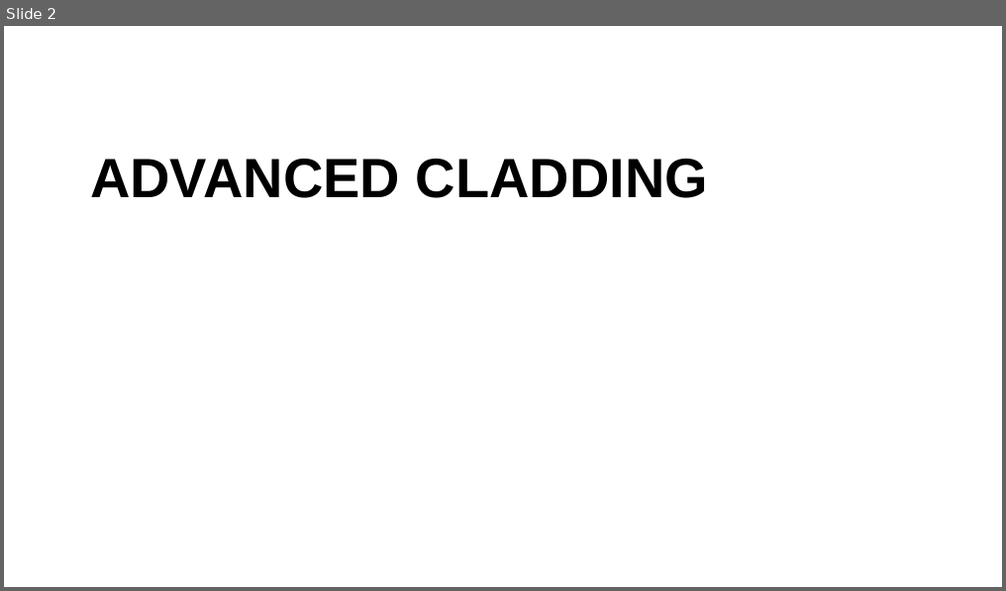
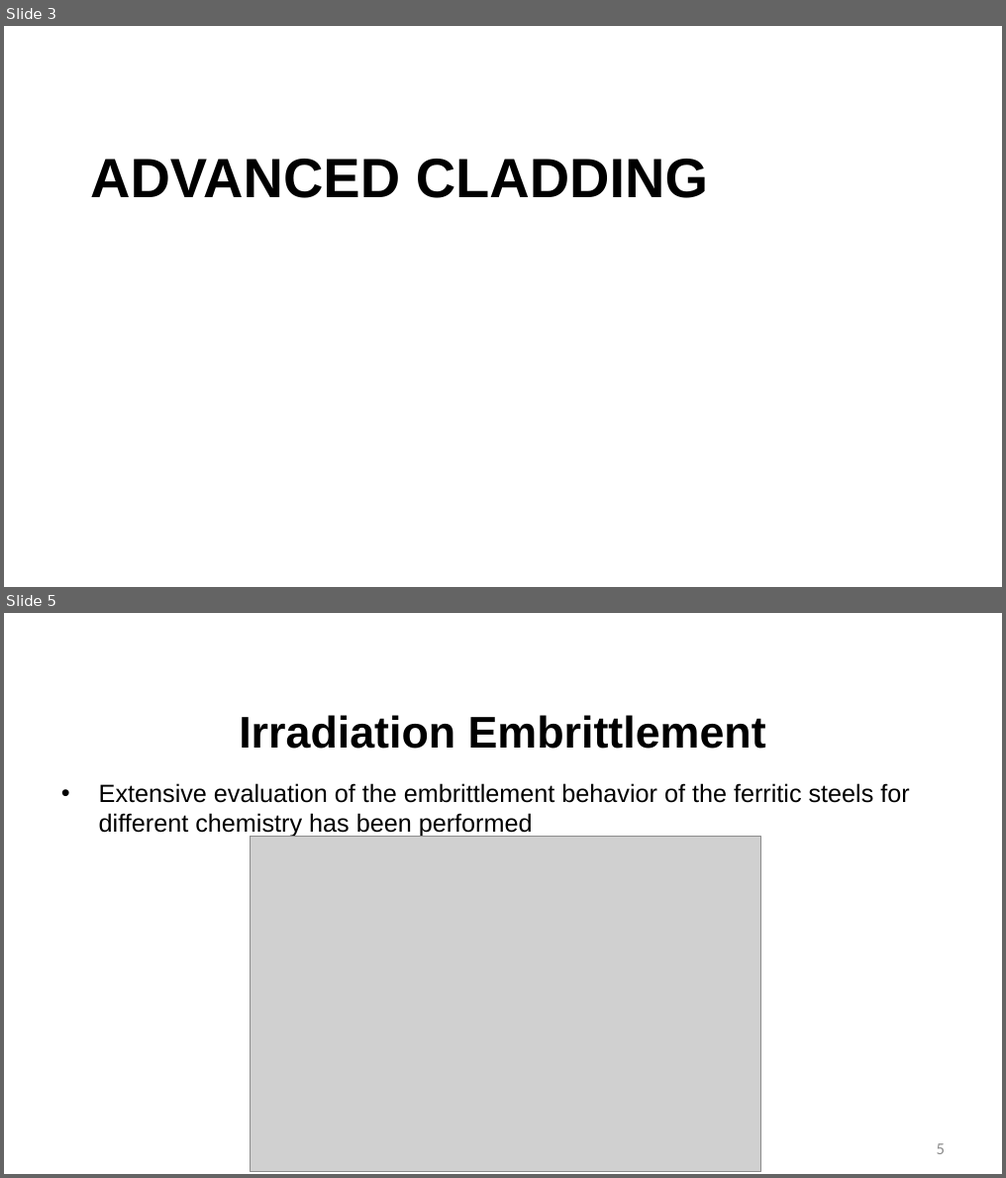
Before and after one commit to benbeeler/TEACHING, a slide deck: Advanced Reactor Materials/Lec21_AdvancedCladding.pptx. Shown one above the other, each under a label of ours: slide 2 before the commit, slides 3 and 5 after it; the slides between them are not shown. The pictures are 1006x591 and 1006x1178 pixels, drawn with LibreOffice and Linux fonts; fonts in the diff are those of the drawing; grey boxes stand for pictures; background and template pictures are left out. Boxes give left, top, right and bottom in pixels: in the first picture for what was removed or moved away, otherwise in the second. Text is boxed around its words. In the diff, an @@ line names an element or a change of style, - is before the commit and + after.

```diff
--- a/Advanced Reactor Materials/Lec21_AdvancedCladding.pptx
+++ b/Advanced Reactor Materials/Lec21_AdvancedCladding.pptx
@@ slide 5 added at (4,613,1002,1174), background #FFFFFF @@
@@ title added at (239,715,766,749), 42.7 pt, text #000000, bold @@
+Irradiation Embrittlement
@@ text added at (99,783,909,838), 24 pt, text #000000 @@
+• Extensive evaluation of the embrittlement behavior of the ferritic steels for different chemistry has been performed
@@ picture added at (250,836,761,1172) @@
@@ page number added at (937,1144,944,1155), 16 pt, text #8C8C8C @@
+5
@@ what was slide 2 is now slide 3 @@
```
Also in this commit, not shown: 2 other slides added, 1 slide removed, 1 other file.
